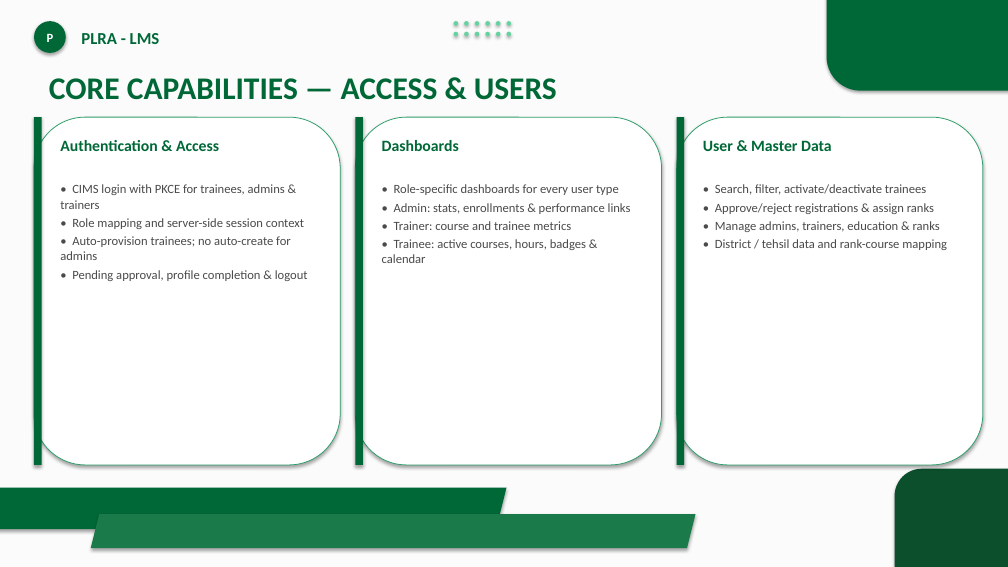
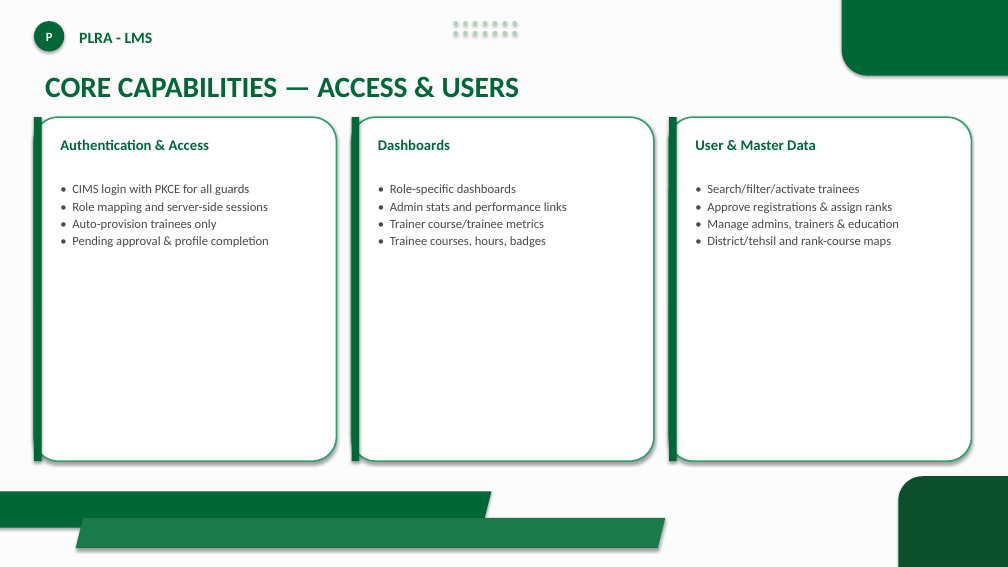
Before and after one commit to GulraizAhmed/GulraizAhmed, a slide deck: slide 11 of PLRA_LMS_Presentation.pptx. Drawn at 1008x567 pixels with LibreOffice and Linux fonts; fonts in the diff are those of the drawing. Boxes give left, top, right and bottom in pixels: in the first picture for what was removed or moved away, otherwise in the second. Text is boxed around its words. In the diff, an @@ line names an element or a change of style, - is before the commit and + after.

```diff
--- a/PLRA_LMS_Presentation.pptx
+++ b/PLRA_LMS_Presentation.pptx
@@ rectangle at <box>0,0,1008,567</box>: fill #FBFBFB to #FCFCFC @@
@@ ellipse "P" at <box>34,21,64,51</box>: less space between paragraphs @@
@@ text "PLRA - LMS" at <box>79,32,153,43</box>: size 16 to 15 pt; less space between paragraphs @@
@@ ellipse: place and size @@
-ellipse at <box>507,21,511,26</box>
+ellipse at <box>503,21,507,26</box>
@@ fill #66D2A0 to #A8D5B5 in 12 elements at <box>454,21,458,26</box>, <box>464,21,468,26</box>, <box>473,21,478,26</box>, <box>483,21,488,26</box>, <box>493,21,498,26</box>, <box>503,21,507,26</box>, <box>454,31,458,36</box>, <box>464,31,468,36</box>, <box>473,31,478,36</box>, <box>483,31,488,36</box>, <box>493,31,498,36</box>, <box>513,21,517,26</box> @@
@@ ellipse: place and size @@
-ellipse at <box>454,32,458,36</box>
+ellipse at <box>513,21,517,26</box>
@@ rounded rectangle: place and size @@
-rounded rectangle at <box>827,0,1008,91</box>
+rounded rectangle at <box>842,0,1008,76</box>
@@ rounded rectangle at <box>842,0,1008,76</box>: proportions changed @@
@@ 3 ellipses, 1 text: place and size @@
-3 ellipses, 1 text at <box>464,32,832,151</box>
+3 ellipses, 1 text at <box>454,31,816,150</box>
@@ ellipse: place and size @@
-ellipse at <box>496,32,501,36</box>
+ellipse at <box>483,31,488,36</box>
@@ ellipse: place and size @@
-ellipse at <box>507,32,511,36</box>
+ellipse at <box>493,31,498,36</box>
@@ ellipse added at <box>503,31,507,36</box>, fill #A8D5B5 @@
@@ ellipse added at <box>513,31,517,36</box>, fill #A8D5B5 @@
@@ text "CORE CAPABILITIES — ACCESS & ..." at <box>45,77,519,98</box>: size 30 to 28 pt; less space between paragraphs @@
@@ rectangle: place and size @@
-rectangle at <box>34,117,42,465</box>
+rectangle at <box>34,117,42,461</box>
@@ rounded rectangle: place and size @@
-rounded rectangle at <box>34,117,340,465</box>
+rounded rectangle at <box>34,117,337,461</box>
@@ rectangle: place and size @@
-rectangle at <box>355,117,363,465</box>
+rectangle at <box>352,117,359,461</box>
@@ rounded rectangle: place and size @@
-rounded rectangle at <box>355,117,662,465</box>
+rounded rectangle at <box>352,117,654,461</box>
@@ rectangle: place and size @@
-rectangle at <box>677,117,684,465</box>
+rectangle at <box>669,117,677,461</box>
@@ outline #2F9E6B 0.75 pt to #2F9E6B 1.5 pt; proportions changed in 3 elements at <box>34,117,337,461</box>, <box>352,117,654,461</box>, <box>669,117,972,461</box> @@
@@ rounded rectangle: place and size @@
-rounded rectangle at <box>677,117,983,465</box>
+rounded rectangle at <box>669,117,972,461</box>
@@ size 15 to 14 pt; less space between paragraphs in 3 elements at <box>60,139,209,150</box>, <box>378,139,450,150</box>, <box>695,140,816,150</box> @@
@@ text at <box>72,184,269,247</box>: text changed @@
-• CIMS login with PKCE for trainees, admins & trainers
-• Role mapping and server-side session context
-• Auto-provision trainees; no auto-create for admins
-• Pending approval, profile completion & logout
+• CIMS login with PKCE for all guards
+• Role mapping and server-side sessions
+• Auto-provision trainees only
+• Pending approval & profile completion
@@ text at <box>390,184,567,247</box>: text changed @@
-• Role-specific dashboards for every user type
-• Admin: stats, enrollments & performance links
-• Trainer: course and trainee metrics
-• Trainee: active courses, hours, badges & calendar
+• Role-specific dashboards
+• Admin stats and performance links
+• Trainer course/trainee metrics
+• Trainee courses, hours, badges
@@ text at <box>707,184,899,247</box>: text changed @@
-• Search, filter, activate/deactivate trainees
-• Approve/reject registrations & assign ranks
-• Manage admins, trainers, education & ranks
-• District / tehsil data and rank-course mapping
+• Search/filter/activate trainees
+• Approve registrations & assign ranks
+• Manage admins, trainers & education
+• District/tehsil and rank-course maps
@@ rounded rectangle: place and size @@
-rounded rectangle at <box>895,469,1008,567</box>
+rounded rectangle at <box>898,476,1008,567</box>
@@ parallelogram: place and size @@
-parallelogram at <box>0,488,507,529</box>
+parallelogram at <box>0,492,492,528</box>
@@ parallelogram: place and size @@
-parallelogram at <box>91,514,696,548</box>
+parallelogram at <box>76,518,665,548</box>
```
Also in this commit, not shown: 17 other slides changed, 1 other file.
